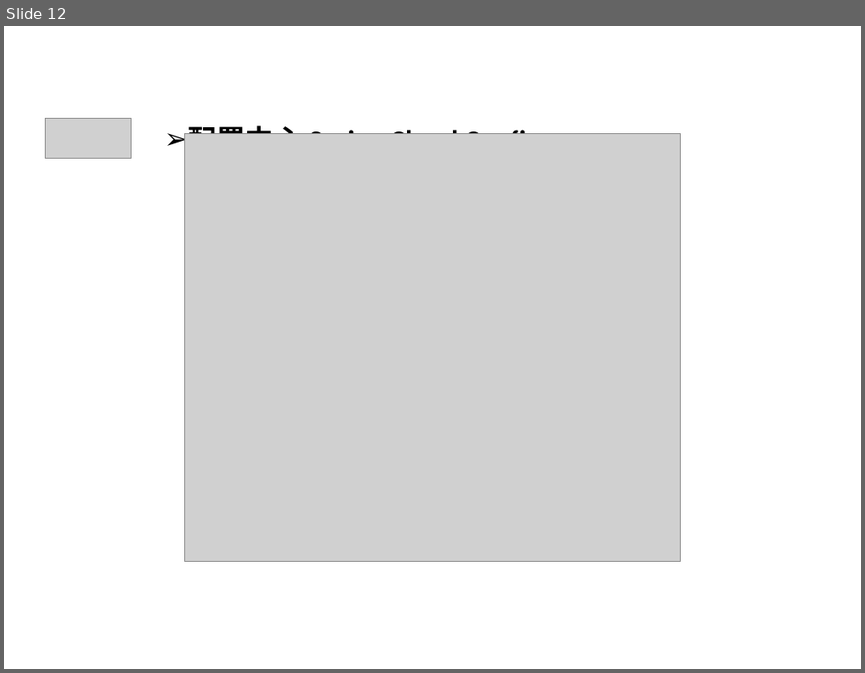
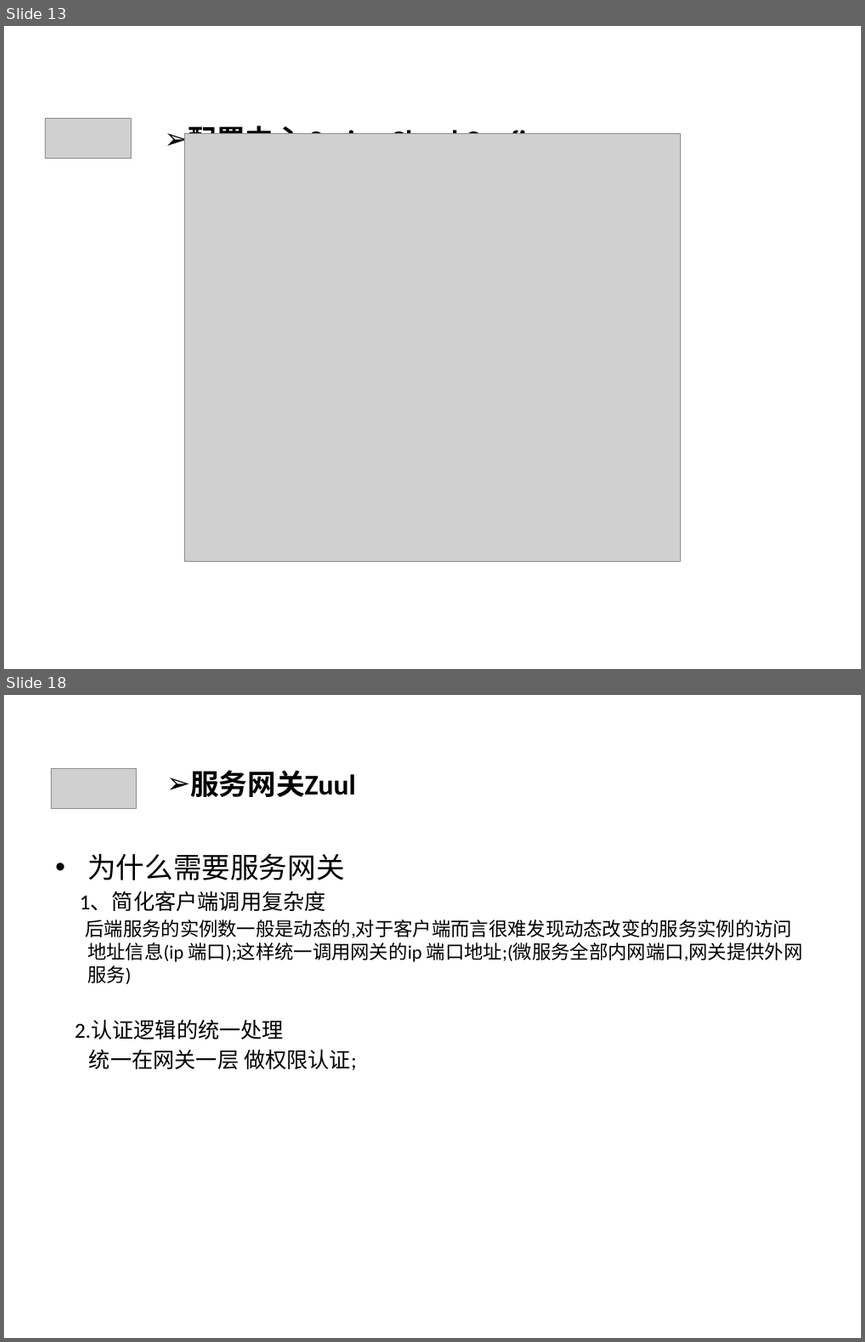
Before and after one commit to qbkken/spring_cloud, a slide deck: spring_cloud.ppt. Shown one above the other, each under a label of ours: slide 12 before the commit, slides 13 and 18 after it; the slides between them are not shown. The pictures are 865x673 and 865x1342 pixels, drawn with LibreOffice and Linux fonts; fonts in the diff are those of the drawing; grey boxes stand for pictures. Boxes give left, top, right and bottom in pixels: in the first picture for what was removed or moved away, otherwise in the second. Text is boxed around its words. In the diff, an @@ line names an element or a change of style, - is before the commit and + after.

```diff
--- a/spring_cloud.ppt
+++ b/spring_cloud.ppt
@@ slide 18 added at (x1=4, y1=695, x2=861, y2=1338), background #CCE8CF @@
@@ picture added at (x1=51, y1=769, x2=137, y2=809) @@
@@ text added at (x1=190, y1=770, x2=356, y2=797), 24 pt, text #000000, bold @@
+➢ 服务网关Zuul
@@ text added at (x1=75, y1=854, x2=803, y2=1070), 16 pt, text #000000 @@
+• 为什么需要服务网关
+1、简化客户端调用复杂度
+后端服务的实例数一般是动态的,对于客户端而言很难发现动态改变的服务实例的访问地址信息(ip 端口);这样统一调用网关的ip 端口地址;(微服务全部内网端口,网关提供外网服务)
+2.认证逻辑的统一处理
+统一在网关一层 做权限认证;
@@ what was slide 12 is now slide 13 @@
```
Also in this commit, not shown: 3 slides changed, 4 other slides added, 31 other files.
